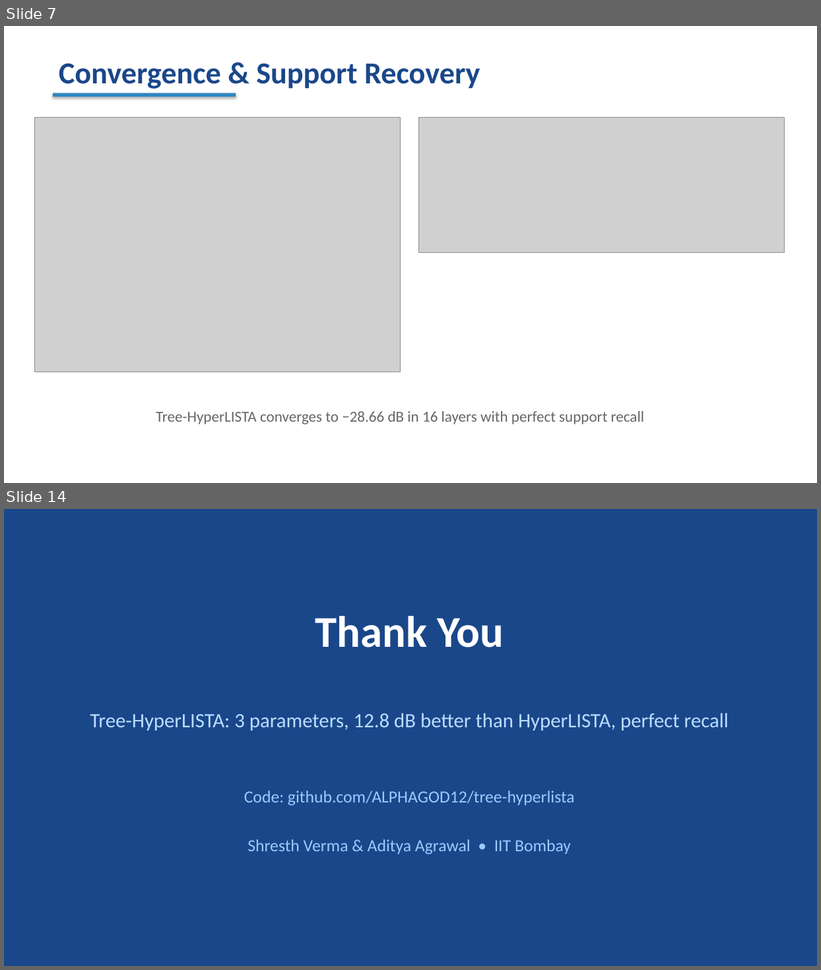
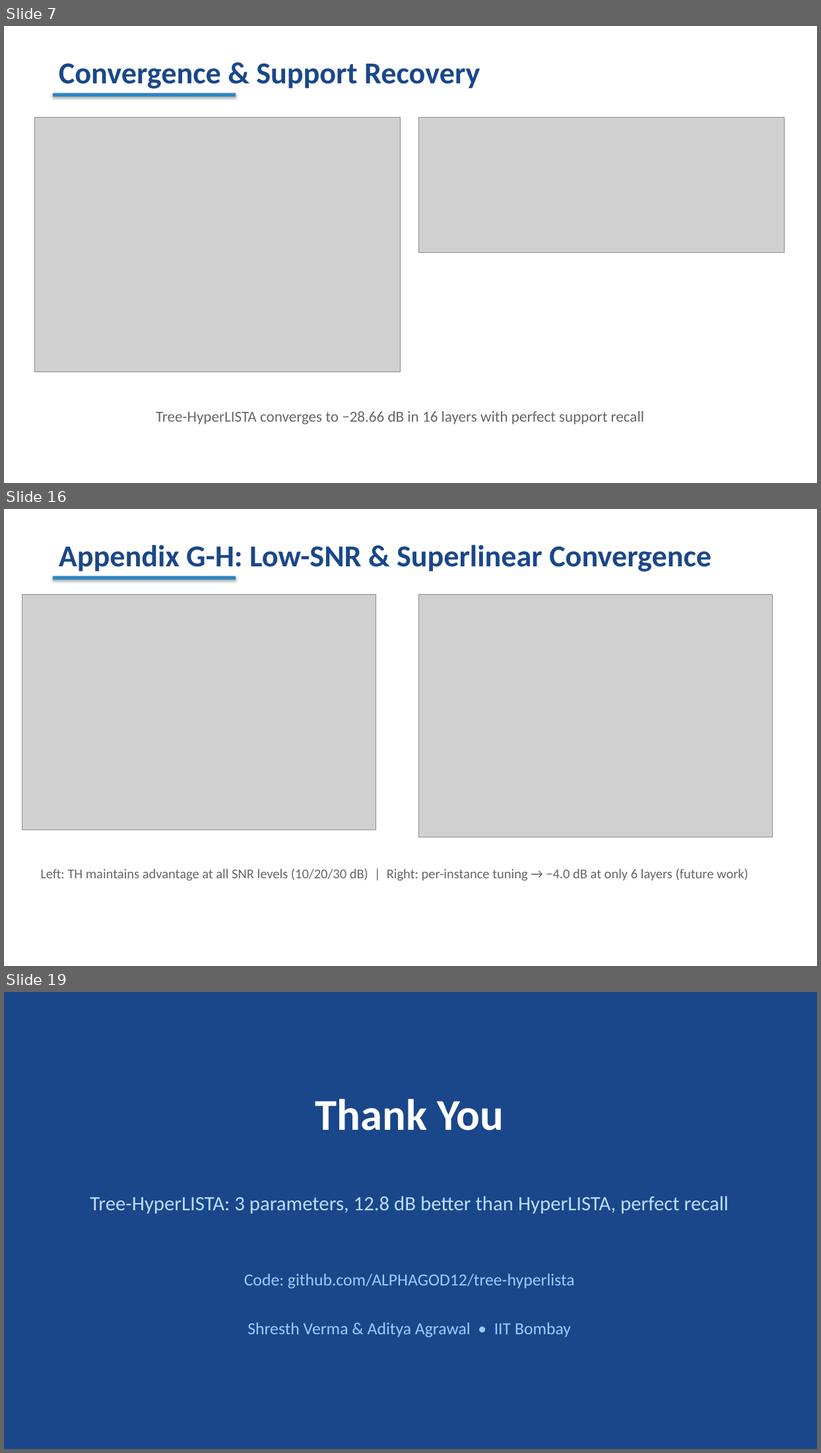
Before and after one commit to ALPHAGOD12/tree-hyperlista, a slide deck: paper/tree_hyperlista_slides.pptx. Shown one above the other, each under a label of ours: slides 7 and 14 before the commit, slides 7, 16 and 19 after it; the slides between them are not shown. The pictures are 821x970 and 821x1453 pixels, drawn with LibreOffice and Linux fonts; fonts in the diff are those of the drawing; grey boxes stand for pictures. Boxes give left, top, right and bottom in pixels: in the first picture for what was removed or moved away, otherwise in the second. Text is boxed around its words. In the diff, an @@ line names an element or a change of style, - is before the commit and + after.

```diff
--- a/paper/tree_hyperlista_slides.pptx
+++ b/paper/tree_hyperlista_slides.pptx
@@ slide 16 added at bbox=[4, 509, 817, 966], background #FFFFFF @@
@@ text added at bbox=[59, 545, 712, 572], 36 pt, text #1A478A, bold @@
+Appendix G-H: Low-SNR & Superlinear Convergence
@@ rectangle added at bbox=[53, 576, 236, 580], fill #2E86C1 @@
@@ picture added at bbox=[22, 594, 376, 830] @@
@@ picture added at bbox=[418, 594, 773, 838] @@
@@ text added at bbox=[40, 869, 748, 881], 16 pt, text #666666 @@
+Left: TH maintains advantage at all SNR levels (10/20/30 dB) | Right: per-instance tuning → −4.0 dB at only 6 layers (future work)
@@ what was slide 14 is now slide 19 @@
```
Also in this commit, not shown: 10 slides changed, 4 other slides added, 3 other files.
